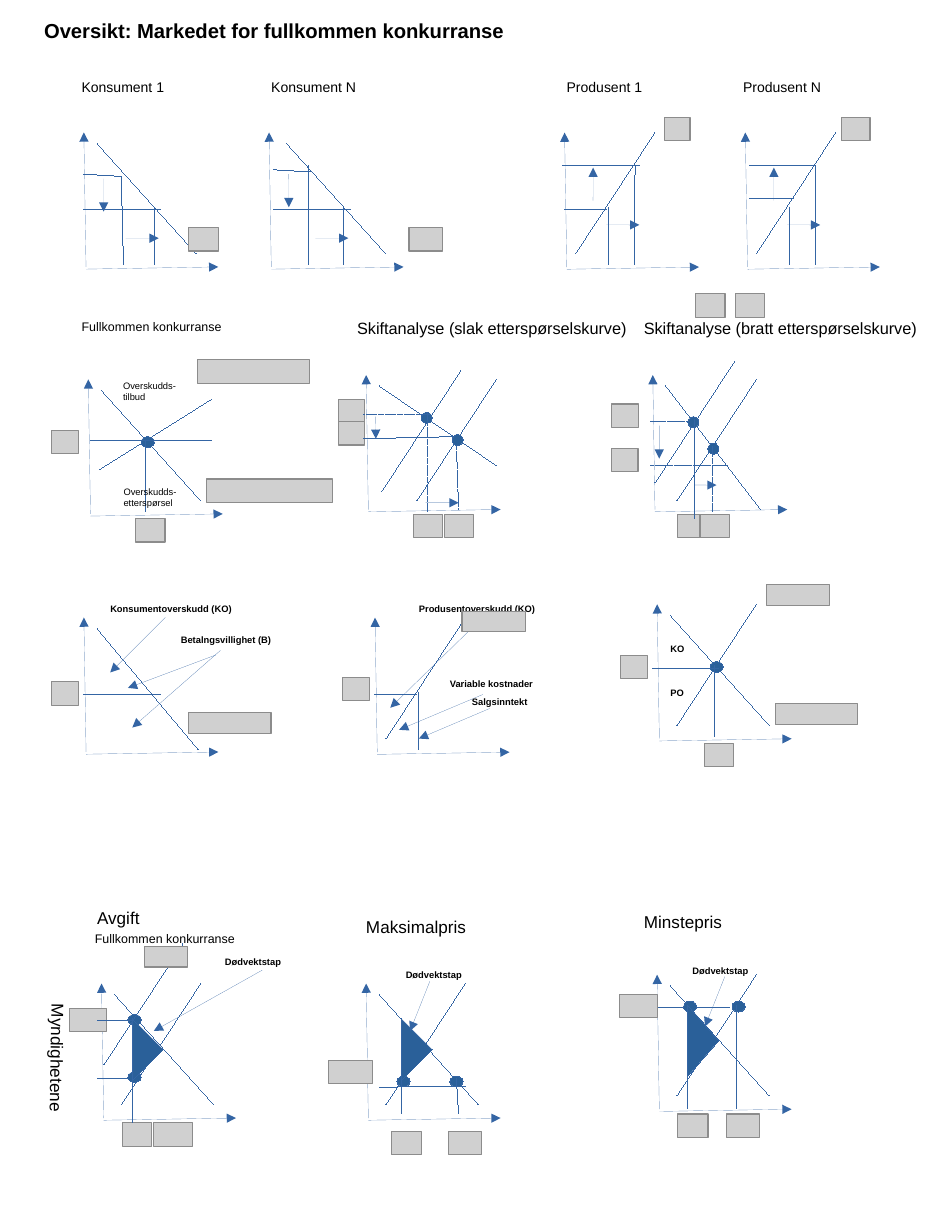
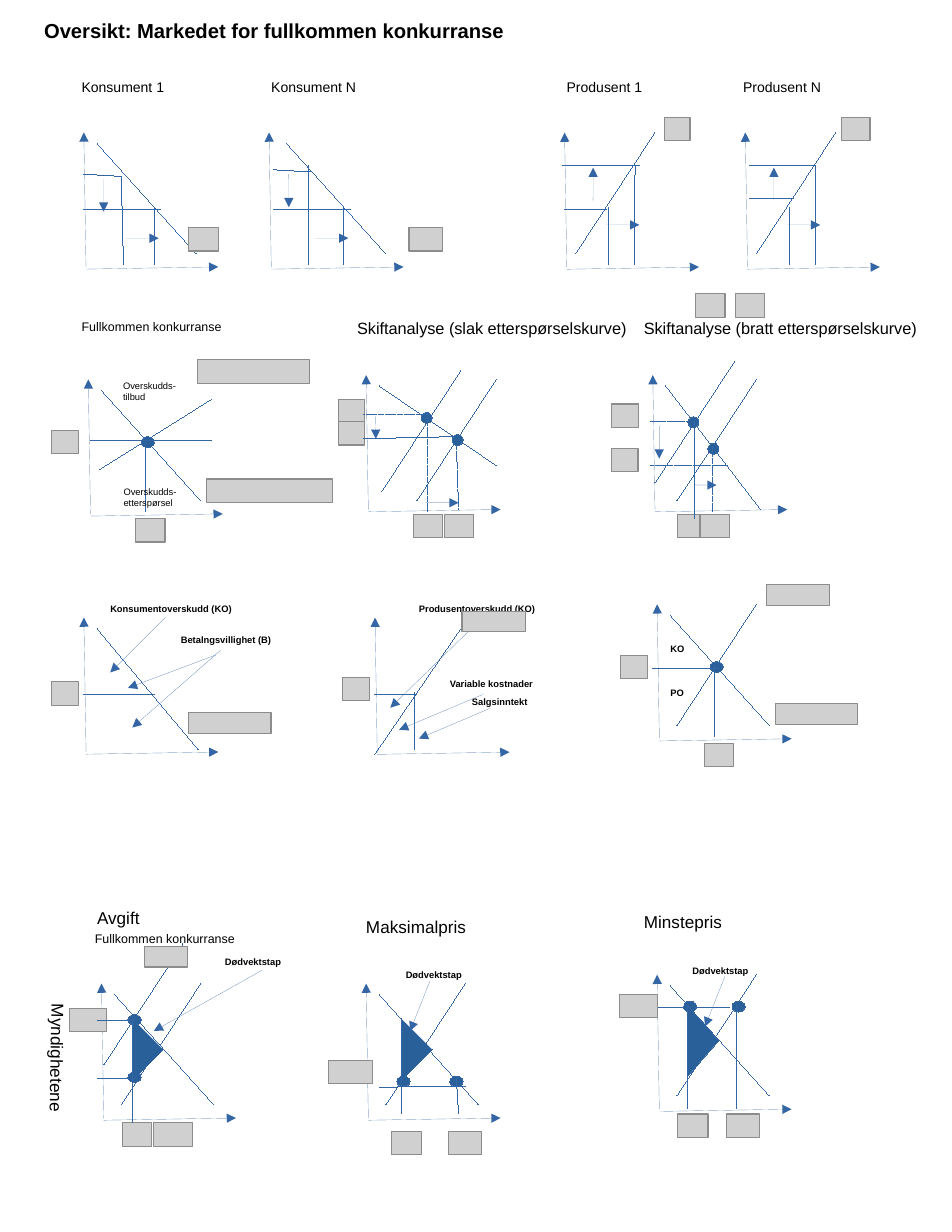
Before and after one commit to joernih/SFB10816Mikrooekonomi, a slide deck: slide 3 of forelesninger/drawio/alle_halden6.odp. Drawn at 952x1232 pixels with LibreOffice and Linux fonts; fonts in the diff are those of the drawing; grey boxes stand for pictures; background and template pictures are left out. Boxes give left, top, right and bottom in pixels: in the first picture for what was removed or moved away, otherwise in the second. Text is boxed around its words. In the diff, an @@ line names an element or a change of style, - is before the commit and + after.

```diff
--- a/forelesninger/drawio/alle_halden6.odp
+++ b/forelesninger/drawio/alle_halden6.odp
@@ line moved from (465, 617) - (386, 739) to (465, 622) - (375, 754) @@
@@ line moved from (419, 749) - (419, 692) to (414, 749) - (414, 692) @@
```
Also in this commit, not shown: 1 other slide changed, 17 other files.
